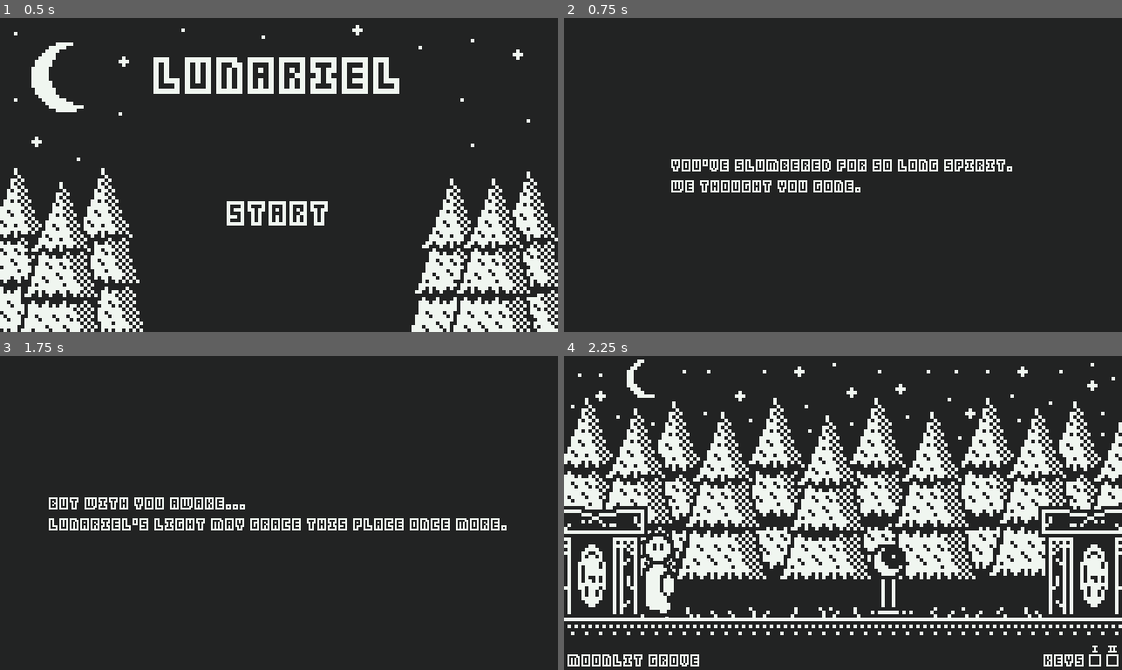
Above: before the commit, frames 1-4 (two rows, left to right).
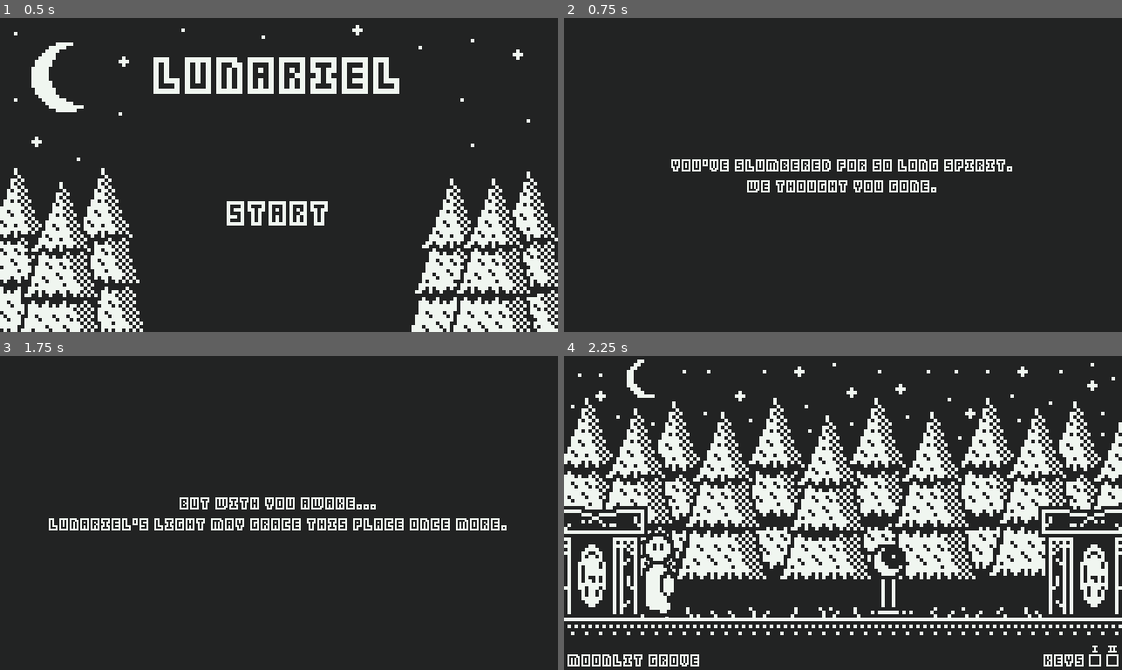
Above: after the commit, the same moments.

Repository: SolarLabyrinth/Lunariel
Game: Godot game, scene res://Scenes/MainMenu.tscn
The game is run twice, just before and just after one commit, with the same random seed, the same clock (stepped at 60 frames per second) and the same inputs.
Inputs (mouse positions are in pixels of both pictures, inside the frame that each line leads up to):
- Up to frame 1 (0.5 s): no input
- Up to frame 2 (0.75 s): click (843, 212) at 0.5 s
- Up to frame 3 (1.75 s): tap Enter (ui_accept) at 1.25, 1.52, 1.55 s; move the mouse to (401, 497) at 1.27 s; hold Right (ui_right) from 1.28 s (still down); click (401, 497) at 1.35 s
- Up to frame 4 (2.25 s): tap Enter (ui_accept) at 1.82, 2.1 s; move the mouse to (731, 528) at 2.02 s; release Right (ui_right) at 2.03 s; hold Left (ui_left) from 2.03 s (still down)

Frame 1 is identical in both runs. In frame 2, 1.0% of the frame differs, in the area x 19-67%, y 51-56%; in frame 3, 1.1%, in the area x 8-68%, y 45-49%; in frame 4, nothing differs.

Commit message:
center

Diff:
--- a/Scenes/Intro.tscn
+++ b/Scenes/Intro.tscn
@@ -19,5 +19,6 @@
 unique_name_in_owner = true
 layout_mode = 2
 theme = ExtResource("1_ac3xb")
+bbcode_enabled = true
 fit_content = true
 autowrap_mode = 0
--- a/Scenes/intro.gd
+++ b/Scenes/intro.gd
@@ -14,14 +14,14 @@
 @onready var text: RichTextLabel = %Text
 
 func _ready() -> void:
-	text.text = intro_text.pop_front()
+	text.text = "[center]" + intro_text.pop_front()
 	pass
 
 func _input(event: InputEvent) -> void:
 	if (event.is_action("ui_accept") or event.is_action("sl_left_mouse")) and !event.is_echo() and event.is_pressed():
 		var new_text = intro_text.pop_front()
 		if new_text:
-			text.text = new_text
+			text.text = "[center]" + new_text
 		else:
 			SceneManager.show_level(1)
 	pass
